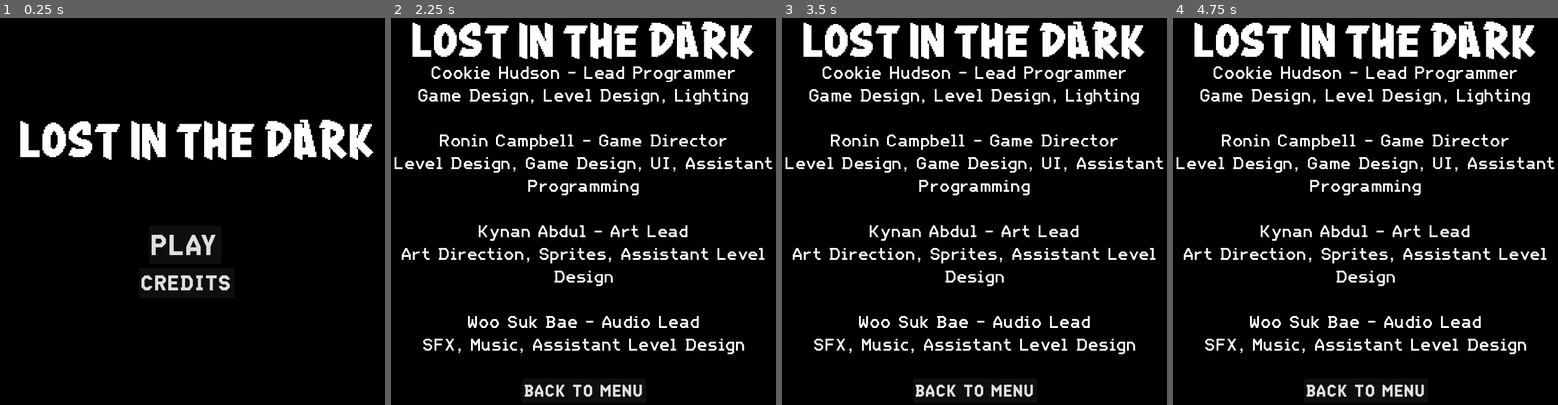
Above: before the commit, frames 1-4 (left to right).
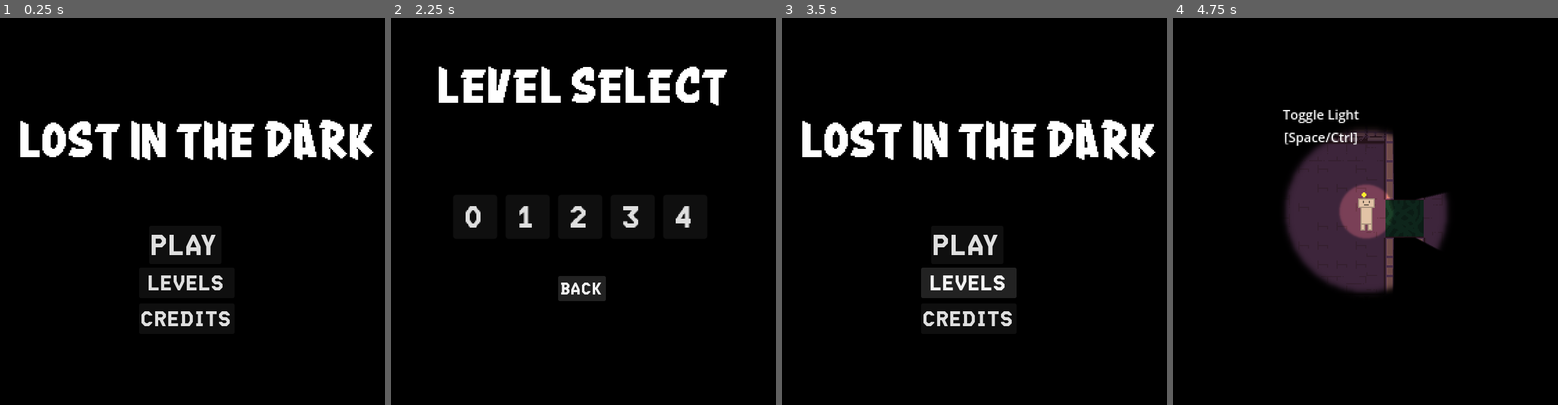
Above: after the commit, the same moments.

Repository: CookieCherith0969/GDM-Assignment-4
Game: Godot game, scene res://Scenes/Levels/StartMenu.tscn
The game is run twice, just before and just after one commit, with the same random seed, the same clock (stepped at 60 frames per second) and the same inputs.
Inputs (mouse positions are in pixels of both pictures, inside the frame that each line leads up to):
- Up to frame 1 (0.25 s): no input
- Up to frame 2 (2.25 s): click "CREDITS" at 0.5 s; click "BACK TO MENU" at 1.25 s; click (579, 281) at 2 s, where only the run after the commit has a clickable "LEVELS"
- Up to frame 3 (3.5 s): click (974, 288) at 2.75 s, where only the run after the commit has a clickable "BACK"
- Up to frame 4 (4.75 s): click (1357, 246) at 3.5 s, where only the run after the commit has a clickable "PLAY"; tap Enter at 4.25 s; move the mouse to (1450, 192) at 4.27 s; hold D (Right) from 4.28 s (still down); hold Space (Light) from 4.28 s (still down)

The runs differ from the first frame. In frame 1, 1.0% of the frame differs, in the area x 36-60%, y 66-80%; in frame 2, 16%; in frame 3, 19%; in frame 4, 23%, in the area x 0-100%, y 0-98%.

Commit message:
Level Select

Diff:
--- /dev/null
+++ b/Scenes/Levels/LevelSelect.gd
@@ -0,0 +1,26 @@
+extends Control
+
+
+
+func _on_back_pressed():
+	get_tree().change_scene_to_file("res://Scenes/Levels/StartMenu.tscn")
+
+
+func _on_lvl_0_pressed():
+	get_tree().change_scene_to_file("res://Scenes/Levels/Tutorial.tscn")
+
+
+func _on_lvl_1_pressed():
+	get_tree().change_scene_to_file("res://Scenes/Levels/BatteryLevel.tscn")
+
+
+func _on_lvl_2_pressed():
+	get_tree().change_scene_to_file("res://Scenes/Levels/LampLevel.tscn")
+
+
+func _on_lvl_3_pressed():
+	pass # Replace with function body.
+
+
+func _on_lvl_4_pressed():
+	pass # Replace with function body.
--- /dev/null
+++ b/Scenes/Levels/LevelSelect.tscn
@@ -0,0 +1,109 @@
+[gd_scene load_steps=5 format=3 uid="uid://dp81rkrifkbmn"]
+
+[ext_resource type="Script" path="res://Scenes/Levels/LevelSelect.gd" id="1_3mcah"]
+[ext_resource type="FontFile" uid="uid://btve8ngv4mvnd" path="res://Art/Fonts/Crang.ttf" id="2_26q07"]
+[ext_resource type="FontFile" uid="uid://ceyy4deiq2wlb" path="res://Art/Fonts/' Mono Bold.ttf" id="3_qb1js"]
+[ext_resource type="AudioStream" uid="uid://dr2t8yxsbkngm" path="res://audio/BGM.mp3" id="4_0ovpo"]
+
+[node name="StartMenu" type="Control"]
+layout_mode = 3
+anchors_preset = 15
+anchor_right = 1.0
+anchor_bottom = 1.0
+grow_horizontal = 2
+grow_vertical = 2
+script = ExtResource("1_3mcah")
+
+[node name="Label" type="Label" parent="."]
+layout_mode = 2
+offset_left = 80.0
+offset_top = 88.0
+offset_right = 573.0
+offset_bottom = 160.0
+size_flags_horizontal = 4
+theme_override_fonts/font = ExtResource("2_26q07")
+theme_override_font_sizes/font_size = 58
+text = "LEVEL SELECT"
+
+[node name="BGM" type="AudioStreamPlayer" parent="."]
+stream = ExtResource("4_0ovpo")
+volume_db = -5.0
+pitch_scale = 0.75
+autoplay = true
+
+[node name="Back" type="Button" parent="."]
+layout_mode = 0
+offset_left = 280.0
+offset_top = 432.0
+offset_right = 360.0
+offset_bottom = 474.0
+theme_override_fonts/font = ExtResource("3_qb1js")
+theme_override_font_sizes/font_size = 28
+text = "BACK"
+
+[node name="Lvl0" type="Button" parent="."]
+layout_mode = 0
+offset_left = 104.0
+offset_top = 296.0
+offset_right = 146.0
+offset_bottom = 338.0
+scale = Vector2(1.76, 1.76)
+theme_override_fonts/font = ExtResource("3_qb1js")
+theme_override_font_sizes/font_size = 28
+text = "0"
+icon_alignment = 1
+
+[node name="Lvl1" type="Button" parent="."]
+layout_mode = 0
+offset_left = 192.0
+offset_top = 296.0
+offset_right = 234.0
+offset_bottom = 338.0
+scale = Vector2(1.76, 1.76)
+theme_override_fonts/font = ExtResource("3_qb1js")
+theme_override_font_sizes/font_size = 28
+text = "1"
+icon_alignment = 1
+
+[node name="Lvl2" type="Button" parent="."]
+layout_mode = 0
+offset_left = 280.0
+offset_top = 296.0
+offset_right = 322.0
+offset_bottom = 338.0
+scale = Vector2(1.76, 1.76)
+theme_override_fonts/font = ExtResource("3_qb1js")
+theme_override_font_sizes/font_size = 28
+text = "2"
+icon_alignment = 1
+
+[node name="Lvl3" type="Button" parent="."]
+layout_mode = 0
+offset_left = 368.0
+offset_top = 296.0
+offset_right = 410.0
+offset_bottom = 338.0
+scale = Vector2(1.76, 1.76)
+theme_override_fonts/font = ExtResource("3_qb1js")
+theme_override_font_sizes/font_size = 28
+text = "3"
+icon_alignment = 1
+
+[node name="Lvl4" type="Button" parent="."]
+layout_mode = 0
+offset_left = 456.0
+offset_top = 296.0
+offset_right = 498.0
+offset_bottom = 338.0
+scale = Vector2(1.76, 1.76)
+theme_override_fonts/font = ExtResource("3_qb1js")
+theme_override_font_sizes/font_size = 28
+text = "4"
+icon_alignment = 1
+
+[connection signal="pressed" from="Back" to="." method="_on_back_pressed"]
+[connection signal="pressed" from="Lvl0" to="." method="_on_lvl_0_pressed"]
+[connection signal="pressed" from="Lvl1" to="." method="_on_lvl_1_pressed"]
+[connection signal="pressed" from="Lvl2" to="." method="_on_lvl_2_pressed"]
+[connection signal="pressed" from="Lvl3" to="." method="_on_lvl_3_pressed"]
+[connection signal="pressed" from="Lvl4" to="." method="_on_lvl_4_pressed"]
--- a/Scenes/Levels/StartMenu.tscn
+++ b/Scenes/Levels/StartMenu.tscn
@@ -38,12 +38,22 @@
 [node name="CreditsButton" type="Button" parent="."]
 layout_mode = 2
 offset_left = 233.0
+offset_top = 478.0
+offset_right = 393.0
+offset_bottom = 529.0
+theme_override_fonts/font = ExtResource("3_kagrh")
+theme_override_font_sizes/font_size = 36
+text = "CREDITS"
+
+[node name="LevelButton" type="Button" parent="."]
+layout_mode = 2
+offset_left = 233.0
 offset_top = 418.0
 offset_right = 393.0
 offset_bottom = 469.0
 theme_override_fonts/font = ExtResource("3_kagrh")
 theme_override_font_sizes/font_size = 36
-text = "CREDITS"
+text = "LEVELS"
 
 [node name="BGM" type="AudioStreamPlayer" parent="."]
 stream = ExtResource("4_c6ffw")
@@ -53,3 +63,4 @@
 
 [connection signal="pressed" from="PlayButton" to="." method="_on_play_button_pressed"]
 [connection signal="pressed" from="CreditsButton" to="." method="_on_credits_button_pressed"]
+[connection signal="pressed" from="LevelButton" to="." method="_on_level_button_pressed"]
--- a/Scenes/MenuScript.gd
+++ b/Scenes/MenuScript.gd
@@ -8,3 +8,8 @@
 
 func _on_play_button_pressed():
 	get_tree().change_scene_to_file("res://Scenes/Levels/Tutorial.tscn")
+
+
+
+func _on_level_button_pressed():
+	get_tree().change_scene_to_file("res://Scenes/Levels/LevelSelect.tscn")
--- a/Scripts/Player.gd
+++ b/Scripts/Player.gd
@@ -42,7 +42,7 @@
 		else:
 			light_on = false
 	if event.is_action_pressed("Reset"):
-		LevelManager.reload_level()
+		get_tree().change_scene_to_file("res://Scenes/Levels/StartMenu.tscn")
 	if event.is_action_pressed("TempCorrupt"):
 		corrupted = !corrupted
 
Not shown: 1 places in Scenes/Levels/Tutorial.tscn that only renumber resources
